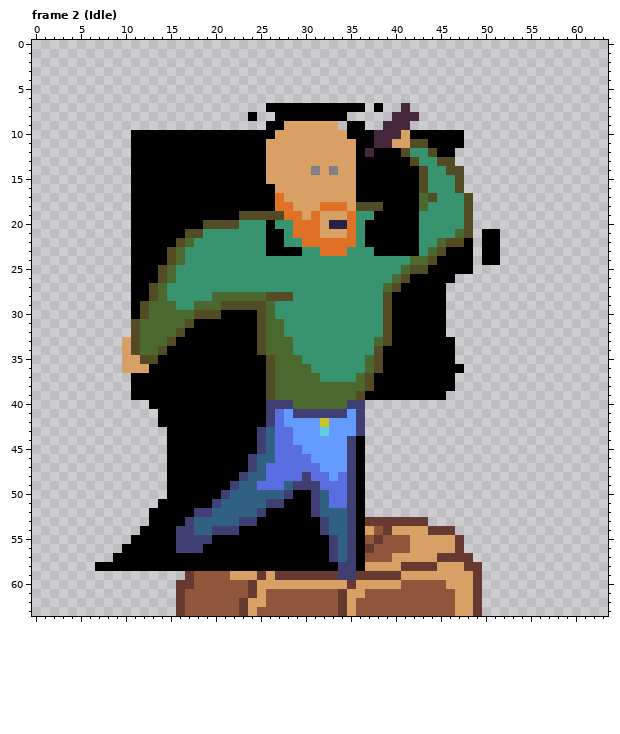
Two versions of one pixel-art file, assets/main-char.aseprite. Above: the version before the commit.
64x64 pixels, 14 frames. Shown: frame 2 (Idle). The commit also changed other frames, which this record leaves out.
And afterwards:
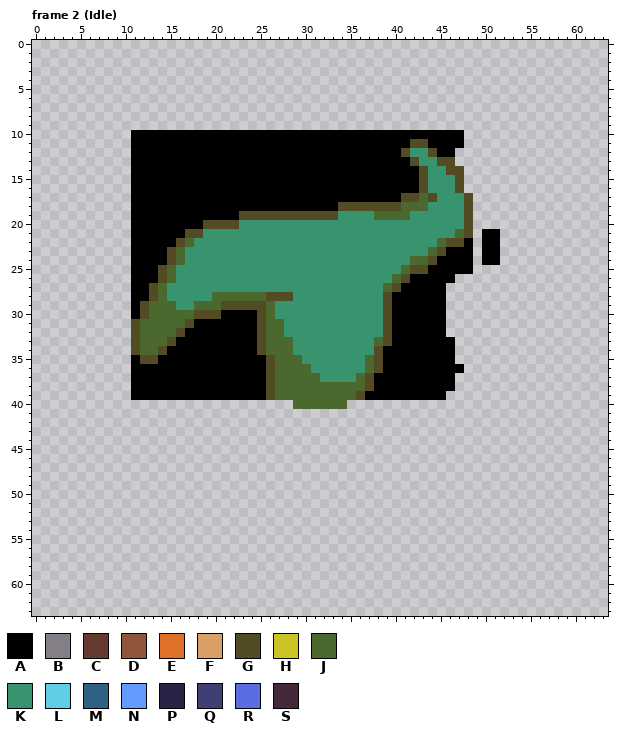
Palette (. is transparent): A #000000  B #847e87  C #663931  D #8f563b  E #df7126  F #d9a066  G #524b24  H #cbc425  J #4b692f  K #37946e  L #5fcde4  M #306082  N #639bff  P #272345  Q #3f3f74  R #5b6ee1  S #45283c
Commit message: char full-anim
From old to new:
layer "Bare_" now hidden
layer "Legs" now hidden
layer "arms" now hidden
layer "Head" now hidden
layer "bottle" now hidden
--- frame 2 (Idle)
@@ x 22..44 @@
  6 .......................
- 7 ....AAAAAAAAAAA.A..S...
- 8 ..A..AAAAAAAA.....SSS..
- 9 ....AAFFFFFF.AA..SSS...
-10 AAAAAFFFFFFFFAAASSSFAAA
-11 AAAAFFFFFFFFFFAASSFFGGA
-12 AAAAFFFFFFFFFFASAAAGKKG
-13 AAAAFFFFFFFFFFAAAAAAGKK
-14 AAAAFFFFFBFBFFAAAAAAAGK
-15 AAAAFFFFFFFFFFAAAAAAAGK
-16 AAAAAFFFFFFFFFAAAAAAAGK
-17 AAAAAEFFFFFFFFAAAAAAAJG
-18 AAAAAEEFFFEEEFGGGAAAAJK
-19 AGGGGGEEFEFFFEKKAAAAAKK
-20 GKKKAKKEEEFPPEKAAAAAAKK
-21 KKKKAAKEEEFFFEKAAAAAAKK
-22 KKKKAAKKEEEEEEKAAAAAAKK
-23 KKKKAAAAKKEEEKKKAAAAAKJ
+ 7 .......................
+ 8 .......................
+ 9 .......................
+10 AAAAAAAAAAAAAAAAAAAAAAA
+11 AAAAAAAAAAAAAAAAAAAAGGA
+12 AAAAAAAAAAAAAAAAAAAGKKG
+13 AAAAAAAAAAAAAAAAAAAAGKK
+14 AAAAAAAAAAAAAAAAAAAAAGK
+15 AAAAAAAAAAAAAAAAAAAAAGK
+16 AAAAAAAAAAAAAAAAAAAAAGK
+17 AAAAAAAAAAAAAAAAAAAGGJG
+18 AAAAAAAAAAAAGGGGGGGJJJK
+19 AGGGGGGGGGGGKKKKJJJJKKK
+20 GKKKKKKKKKKKKKKKKKKKKKK
+21 KKKKKKKKKKKKKKKKKKKKKKK
+22 KKKKKKKKKKKKKKKKKKKKKKK
+23 KKKKKKKKKKKKKKKKKKKKKKJ
 24 KKKKKKKKKKKKKKKKKKKKJJG
@@ x 8..14 @@
 32 ...GJJJ
-33 ..FGJJJ
-34 ..FGJJG
-35 ..FFGGA
-36 ..FFFAA
+33 ...GJJJ
+34 ...GJJG
+35 ...AGGA
+36 ...AAAA
 37 ...AAAA
@@ x 0..63 @@
 39 ...........AAAAAAAAAAAAAAAGJJJJJJJJJGAAAAAAAAA..................
-40 .............AAAAAAAAAAAAAQQQJJJJJJQQ...........................
-41 ..............AAAAAAAAAAAAQRNQQQQQQNQ...........................
-42 ..............AAAAAAAAAAAAQRNNNNHNNNQ...........................
-43 ...............AAAAAAAAAAQMRRNNNLNNNQ...........................
-44 ...............AAAAAAAAAAQMRRNNNNNNQA...........................
-45 ...............AAAAAAAAAAQMRRRNNNNNQA...........................
-46 ...............AAAAAAAAAQMMRRRRNNNNQA...........................
-47 ...............AAAAAAAAAQMRRRRRRNNNQA...........................
-48 ...............AAAAAAAAQMMRRRRQRRNRQA...........................
-49 ...............AAAAAAAQMMRRRMQQQRRRQA...........................
-50 ...............AAAAAAQMMMMMMQAAQMRRQA...........................
-51 ..............AAAAAAQMMMMMQQAAAQMRRQA...........................
-52 .............AAAAAQQMMMMMQAAAAAQMMMQA...........................
-53 .............AAAAQMMMMMQQAAAAAAAQMMQACCCCCCC....................
-54 ............AAAAQQMMQQQAAAAAAAAAQMMQAFDCFFFFCCC.................
-55 ...........AAAAAQQQQAAAAAAAAAAAAAQMQADCDDDFFFFFC................
-56 ..........AAAAAAQQQAAAAAAAAAAAAAAQMQACDDDDFFFFFC................
-57 .........AAAAAAAAAAAAAAAAAAAAAAAAQMQADDDFFFFFCCCC...............
-58 .......AAAAAAAAAAAAAAAAAAAAAAAAAAAQQAFFFFCCCCFFFCC..............
-59 .................CDDDDFFFCFCCCCCCCQQCCCCCFFFFFFFFC..............
-60 ................CCDDDDDDCFFFFFFFFFFCFFFFFDDDDDFFFC..............
-61 ................CDDDDDDDCFDDDDDDDDCFFDDDDDDDDDDFFC..............
-62 ................CDDDDDDCFFDDDDDDDDCFDDDDDDDDDDDFFC..............
-63 ................CDDDDDDCFDDDDDDDDDCFDDDDDDDDDDDFFC..............
+40 .............................JJJJJJ.............................
+41 ................................................................
+42 ................................................................
+43 ................................................................
+44 ................................................................
+45 ................................................................
+46 ................................................................
+47 ................................................................
+48 ................................................................
+49 ................................................................
+50 ................................................................
+51 ................................................................
+52 ................................................................
+53 ................................................................
+54 ................................................................
+55 ................................................................
+56 ................................................................
+57 ................................................................
+58 ................................................................
+59 ................................................................
+60 ................................................................
+61 ................................................................
+62 ................................................................
+63 ................................................................
Boxes around the changes in both pictures, in picture pixels (x1, y1, x2, y2):
changed: (248, 103, 419, 256)
changed: (95, 337, 482, 616)
